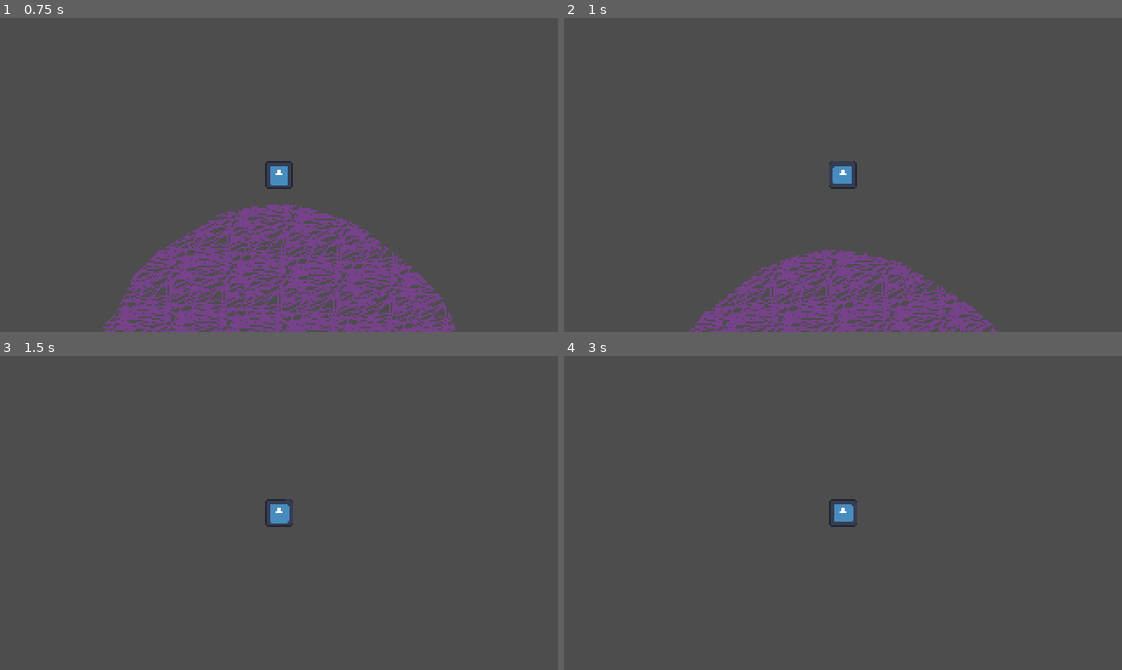
Above: before the commit, frames 1-4 (two rows, left to right).
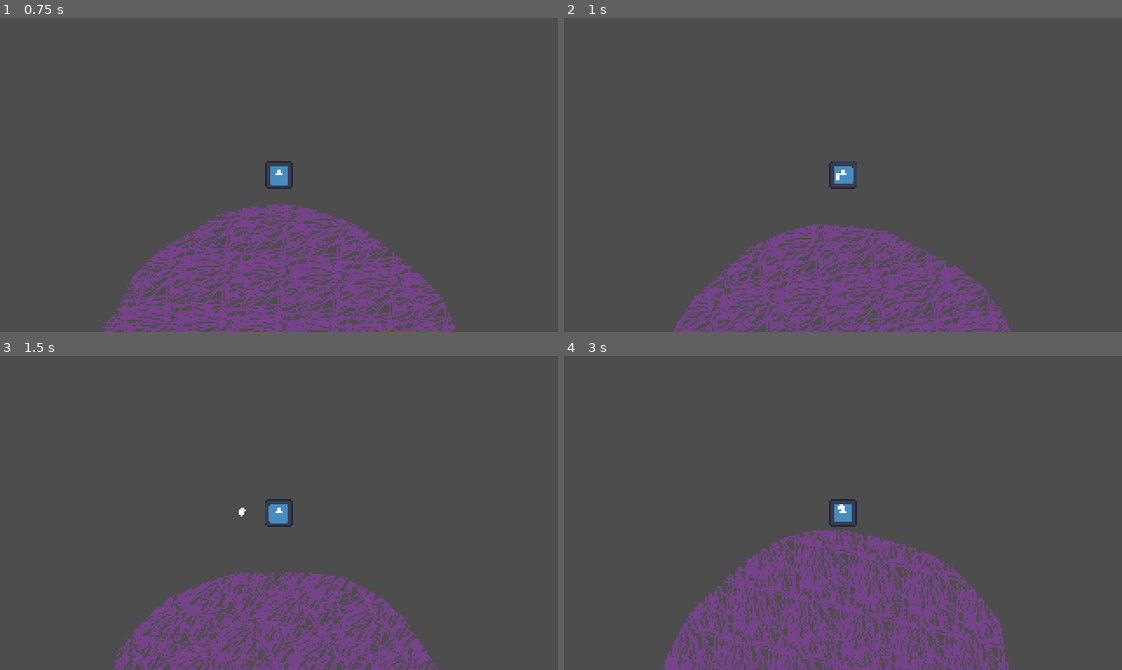
Above: after the commit, the same moments.

Repository: Jack3G/space-miner
Game: Godot game, scene res://src/game.tscn
Two runs of this game, one before a commit and one after it. Both use one fixed random seed, a clock stepped at 60 frames per second and the inputs below. The engine's default icon, where the game draws it, is replaced by a stand-in: a white triangle on a blue panel in a dark square.
Inputs:
- Up to frame 1 (0.75 s): hold D (move_right) from 0.53 s (still down); tap Space (jump) at 0.6 s
- Up to frame 2 (1 s): keep holding D (move_right); tap Space (jump) at 0.77 s
- Up to frame 3 (1.5 s): keep holding D (move_right); tap Space (jump) at 1.07, 1.35 s
- Up to frame 4 (3 s): tap Space (jump) at 1.52, 1.82, 2.1, 2.85 s; release D (move_right) at 2.03 s; hold A (move_left) 2.03-2.78 s; hold D (move_right) from 2.78 s (still down)

Frame 1 is identical in both runs. In frame 2, 7.8% of the frame differs, in the area x 19-80%, y 46-100%; in frame 3, 9.2%; in frame 4, 14%, in the area x 17-80%, y 46-100%.

Commit message:
partially add boost pack jump

Diff:
--- a/src/character.gd
+++ b/src/character.gd
@@ -4,11 +4,15 @@
 @export var friction: float = 200
 @export var max_speed: float = 80
 @export var jump_power: float = 80
+@export var boost_direction_default: Vector2 = Vector2.UP
 
 var _gravity_areas: Array[GravityArea] = []
 var _coyote_mode: bool = false
+# to prevent jumping multiple times in coyote time
+var _jumped: bool = true
 
 @onready var coyote_timer: Timer = $CoyoteTimer
+@onready var boost_particles: GPUParticles2D = $BoostPackParticles
 
 
 func entered_gravity_area(area: GravityArea) -> void:
@@ -31,7 +35,6 @@
 				break
 
 	if not _gravity_areas.is_empty():
-
 		var priority_area = _gravity_areas[0]
 		for a in _gravity_areas:
 			if a.priority > priority_area.priority:
@@ -54,6 +57,7 @@
 
 		if self.is_on_floor():
 			_coyote_mode = true
+			_jumped = false
 		else:
 			if _coyote_mode == true and coyote_timer.is_stopped():
 				coyote_timer.start()
@@ -79,17 +83,35 @@
 				# after a moment, so idk
 				self.velocity -= horizontal_movement
 
-		# if horizontal_movement.length() > max_speed:
-		# 	self.velocity -= horizontal_movement - horizontal_movement.limit_length(max_speed)
-		if _coyote_mode and Input.is_action_just_pressed("jump"):
-			var impulse = -self.transform.y * jump_power
+		# JUMP
+		if Input.is_action_just_pressed("jump"):
+			if _coyote_mode and not _jumped:
+				_jumped = true
+				var impulse = -self.transform.y * jump_power
 
-			# If the character is moving down cancel that downwards velocity and then add jump.
-			# I.e. walking down slopes doesn't eat jumps
-			if -self.transform.y.dot(self.velocity) < 0:
-				impulse += -self.velocity.project(self.transform.y)
+				# If the character is moving down cancel that downwards velocity and then add jump.
+				# I.e. walking down slopes doesn't eat jumps
+				if -self.transform.y.dot(self.velocity) < 0:
+					impulse += -self.velocity.project(self.transform.y)
 
-			self.velocity += impulse
+				self.velocity += impulse
+			else:
+				var input_dir = directional_input
+				if input_dir == Vector2.ZERO:
+					input_dir = boost_direction_default
+
+				var dir = Vector2.ZERO
+				dir -= input_dir.x * self.transform.x
+				dir -= input_dir.y * self.transform.y
+
+				boost_particles.process_material.direction.x = dir.x
+				boost_particles.process_material.direction.y = dir.y
+
+				boost_particles.emitting = false
+				boost_particles.restart()
+				boost_particles.emitting = true
+
+				self.velocity += input_dir.rotated(self.rotation) * jump_power
 
 	self.move_and_slide()
 
--- a/src/character.tscn
+++ b/src/character.tscn
@@ -6,6 +6,28 @@
 [sub_resource type="CapsuleShape2D" id="CapsuleShape2D_opfg1"]
 radius = 8.0
 height = 16.0
+
+[sub_resource type="Gradient" id="Gradient_lxpwo"]
+offsets = PackedFloat32Array(0.549451, 1)
+colors = PackedColorArray(1, 1, 1, 1, 1, 1, 1, 0)
+
+[sub_resource type="GradientTexture1D" id="GradientTexture1D_awjm7"]
+gradient = SubResource("Gradient_lxpwo")
+
+[sub_resource type="ParticleProcessMaterial" id="ParticleProcessMaterial_814mn"]
+lifetime_randomness = 0.5
+particle_flag_disable_z = true
+direction = Vector3(1, 1, 0)
+spread = 50.0
+gravity = Vector3(0, 0, 0)
+initial_velocity_min = 5.0
+initial_velocity_max = 10.0
+orbit_velocity_min = 0.0
+orbit_velocity_max = 0.0
+damping_min = 2.0
+damping_max = 2.0
+scale_max = 2.0
+color_ramp = SubResource("GradientTexture1D_awjm7")
 
 [node name="Character" type="CharacterBody2D" groups=["characters"]]
 script = ExtResource("1_rvdxv")
@@ -20,3 +42,12 @@
 [node name="CoyoteTimer" type="Timer" parent="."]
 wait_time = 0.5
 one_shot = true
+
+[node name="BoostPackParticles" type="GPUParticles2D" parent="."]
+emitting = false
+amount = 16
+process_material = SubResource("ParticleProcessMaterial_814mn")
+lifetime = 2.0
+one_shot = true
+explosiveness = 1.0
+fixed_fps = 5
--- a/src/game.tscn
+++ b/src/game.tscn
@@ -13,3 +13,10 @@
 
 [node name="Planet" parent="." instance=ExtResource("2_644f5")]
 position = Vector2(14, 50)
+
+[node name="Planet2" parent="." instance=ExtResource("2_644f5")]
+position = Vector2(357, 52)
+
+[node name="ParallaxBackground" type="ParallaxBackground" parent="."]
+
+[node name="ParallaxLayer" type="ParallaxLayer" parent="ParallaxBackground"]
Not shown: 1 places in src/character.tscn that only renumber resources
